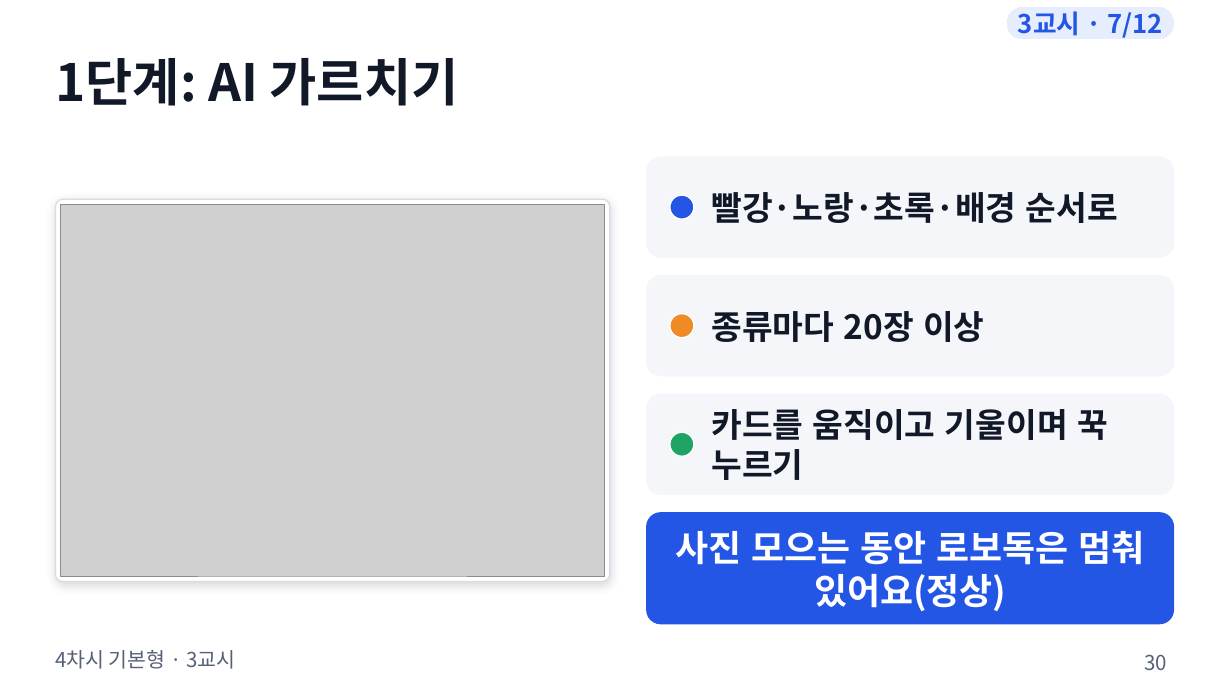
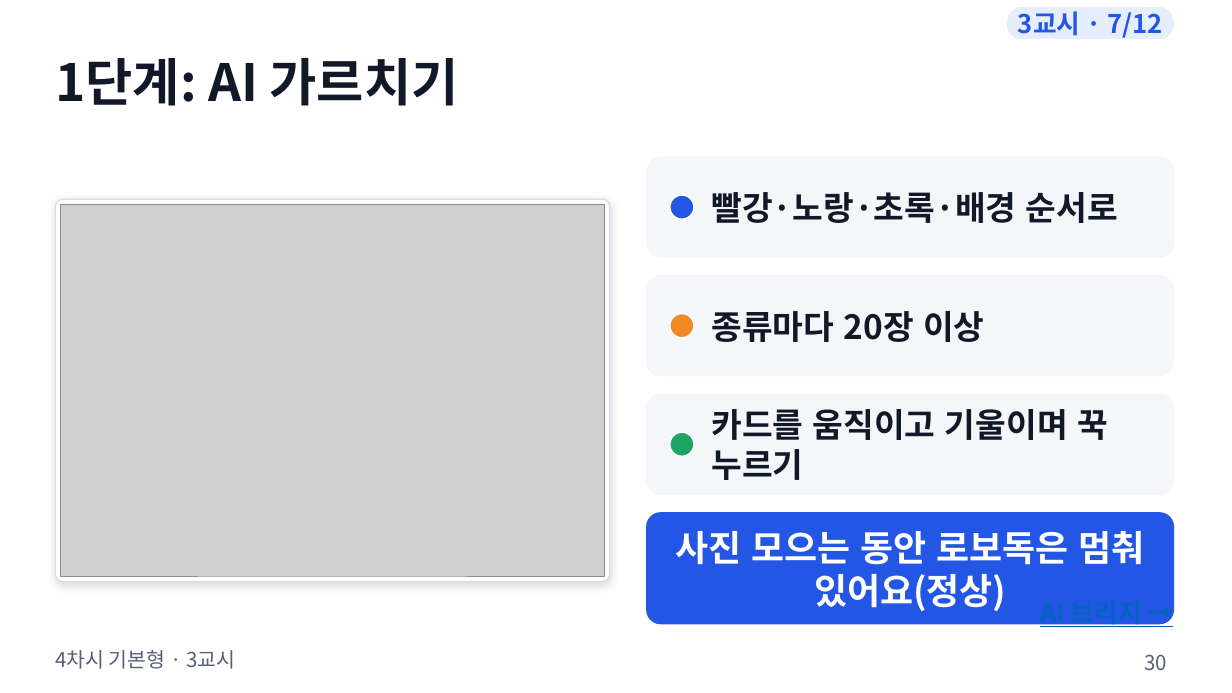
Before and after one commit to boundaryx01-uniquelife/microbit, a slide deck: slide 30 of bridge/docs/materials/4차시_기본형/4차시_수업슬라이드.pptx. Drawn at 1232x693 pixels with LibreOffice and Linux fonts; fonts in the diff are those of the drawing; grey boxes stand for pictures. Boxes give left, top, right and bottom in pixels: in the first picture for what was removed or moved away, otherwise in the second. Text is boxed around its words. In the diff, an @@ line names an element or a change of style, - is before the commit and + after.

```diff
--- a/bridge/docs/materials/4차시_기본형/4차시_수업슬라이드.pptx
+++ b/bridge/docs/materials/4차시_기본형/4차시_수업슬라이드.pptx
@@ text added at [1040,624,1142,629], 20 pt, text #0563C1, bold, underline @@
+AI 브리지 →
```
Also in this commit, not shown: 5 other slides changed, 11 other files.
